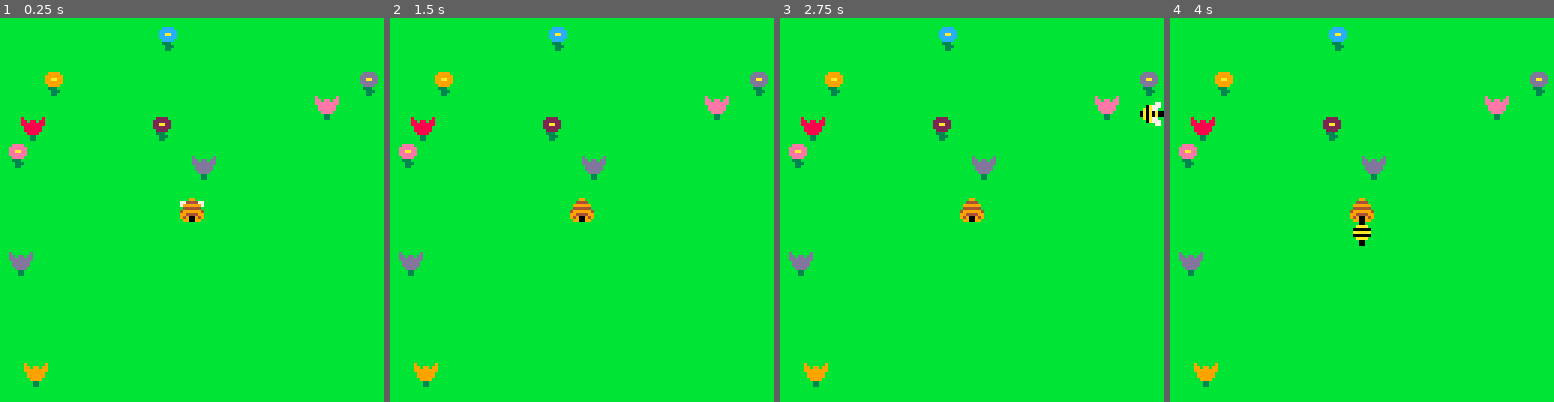
Above: before the commit, frames 1-4 (left to right).
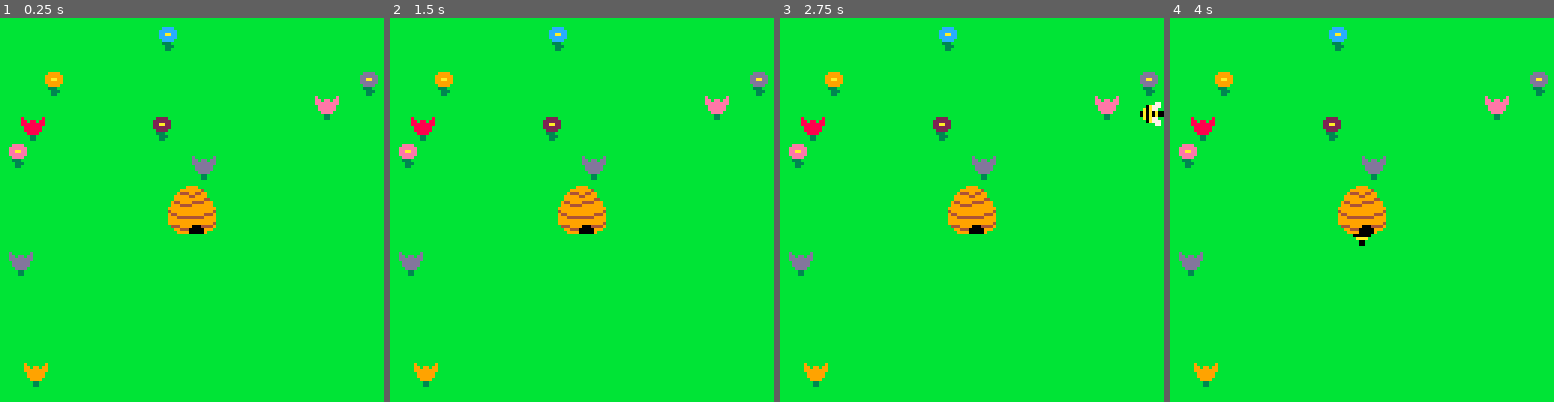
Above: after the commit, the same moments.

Repository: sealgair/bees
Game: PICO-8 cartridge game.p8
The game is run twice, just before and just after one commit, with the same random seed, the same clock (stepped at 60 frames per second) and the same inputs.
Inputs:
- Up to frame 1 (0.25 s): no input
- Up to frame 2 (1.5 s): tap X (X key) at 0.33, 1.07 s; tap O (Z key) at 0.7 s
- Up to frame 3 (2.75 s): hold Right 1.6-2.1 s; tap O (Z key) at 1.7, 2.1, 2.5 s; tap X (X key) at 1.85 s; hold Up 2.15-2.42 s; hold Right from 2.47 s (still down)
- Up to frame 4 (4 s): tap O (Z key) at 2.9, 3.3, 3.7 s; tap X (X key) at 2.97 s; release Right at 3.03 s; hold Left 3.08-3.58 s; hold Down 3.63-3.97 s

The runs differ from the first frame. In frame 1, 1.1% of the frame differs, in the area x 43-57%, y 43-57%; in frame 2, 1.1%; in frame 3, 1.1%; in frame 4, 1.1%.

Commit message:
bigger hive

Diff:
--- a/game.p8
+++ b/game.p8
@@ -91,7 +91,7 @@
  bee:draw()
  palt(0, false)
  palt(12, true)
- spr(4, 60,60)
+ spr(4, 56,56, 2, 2)
  palt()
 end
 
@@ -101,22 +101,22 @@
 
 
 __gfx__
-00000000ccc00ccccc77cc0cccccc77cccc99ccc0000000000000000000000000000000000000000000000000000000000000000000000007000000700777700
-0000000077c00c77cc777000cc0a777ccc4444cc0000000000000000000000000000000000000000000000000000000000000000000000007707707707777770
-00700700777aa777cca7aa0cca0a77ccc999999c00000000000000000000000000000000000000000000000000000000000000000000000077777777077aa770
-00077000c770077ccaaa0a7c0a0a0a00c444444c0000000000000000000000000000000000000000000000000000000000000000000000000777777007777770
-00077000caaaaaacc0aaa7770a0a0a00499999940000000000000000000000000000000000000000000000000000000000000000000000000777777000777700
-00700700c000000cca0aaa77ca0a77cc994444990000000000000000000000000000000000000000000000000000000000000000000000000077770000333000
-00000000ccaaaacc0aa0accccc0a777c949009490000000000000000000000000000000000000000000000000000000000000000000000000003300000033300
-00000000ccc00ccc00ccccccccccc77cc990099c0000000000000000000000000000000000000000000000000000000000000000000000000003300000033000
-00000000ccc00ccccccccc0ccccccccc000000000000000000000000000000000000000000000000000000000000000000000000000000000000000000000000
-00000000ccc00ccccccaa000cc0a0ccc000000000000000000000000000000000000000000000000000000000000000000000000000000000000000000000000
-00000000ccaaaacccca0aa0cca0a0acc000000000000000000000000000000000000000000000000000000000000000000000000000000000000000000000000
-00000000c000000ccaaa0aac0a0a0a00000000000000000000000000000000000000000000000000000000000000000000000000000000000000000000000000
-00000000caaaaaacc0aaa0ac0a0a0a00000000000000000000000000000000000000000000000000000000000000000000000000000000000000000000000000
-00000000c000000cca0aaaccca0a0acc000000000000000000000000000000000000000000000000000000000000000000000000000000000000000000000000
-00000000ccaaaacc0aa0accccc0a0ccc000000000000000000000000000000000000000000000000000000000000000000000000000000000000000000000000
-00000000ccc00ccc00cccccccccccccc000000000000000000000000000000000000000000000000000000000000000000000000000000000000000000000000
+00000000ccc00ccccc77cc0cccccc77ccccccc9999cccccc00000000000000000000000000000000000000000000000000000000000000007000000700777700
+0000000077c00c77cc777000cc0a777ccccc99999994cccc00000000000000000000000000000000000000000000000000000000000000007707707707777770
+00700700777aa777cca7aa0cca0a77ccccc9444994499ccc000000000000000000000000000000000000000000000000000000000000000077777777077aa770
+00077000c770077ccaaa0a7c0a0a0a00cc99999449999ccc00000000000000000000000000000000000000000000000000000000000000000777777007777770
+00077000caaaaaacc0aaa7770a0a0a00cc999999999944cc00000000000000000000000000000000000000000000000000000000000000000777777000777700
+00700700c000000cca0aaa77ca0a77ccc94499994444999c00000000000000000000000000000000000000000000000000000000000000000077770000333000
+00000000ccaaaacc0aa0accccc0a777cc99944449999999c00000000000000000000000000000000000000000000000000000000000000000003300000033300
+00000000ccc00ccc00ccccccccccc77c999999999999999900000000000000000000000000000000000000000000000000000000000000000003300000033000
+00000000ccc00ccccccccc0ccccccccc499999999999999400000000000000000000000000000000000000000000000000000000000000000000000000000000
+00000000ccc00ccccccaa000cc0a0ccc944999999999444900000000000000000000000000000000000000000000000000000000000000000000000000000000
+00000000ccaaaacccca0aa0cca0a0acc999444444444999900000000000000000000000000000000000000000000000000000000000000000000000000000000
+00000000c000000ccaaa0aac0a0a0a00999999999999999900000000000000000000000000000000000000000000000000000000000000000000000000000000
+00000000caaaaaacc0aaa0ac0a0a0a00999999999999999400000000000000000000000000000000000000000000000000000000000000000000000000000000
+00000000c000000cca0aaaccca0a0accc44499990004444900000000000000000000000000000000000000000000000000000000000000000000000000000000
+00000000ccaaaacc0aa0accccc0a0ccccc9944400000999c00000000000000000000000000000000000000000000000000000000000000000000000000000000
+00000000ccc00ccc00ccccccccccccccccc9999000009ccc00000000000000000000000000000000000000000000000000000000000000000000000000000000
 00000000000000000000000000000000000000000000000000000000000000000000000000000000000000000000000000000000000000000000000000000000
 00000000000000000000000000000000000000000000000000000000000000000000000000000000000000000000000000000000000000000000000000000000
 00000000000000000000000000000000000000000000000000000000000000000000000000000000000000000000000000000000000000000000000000000000
